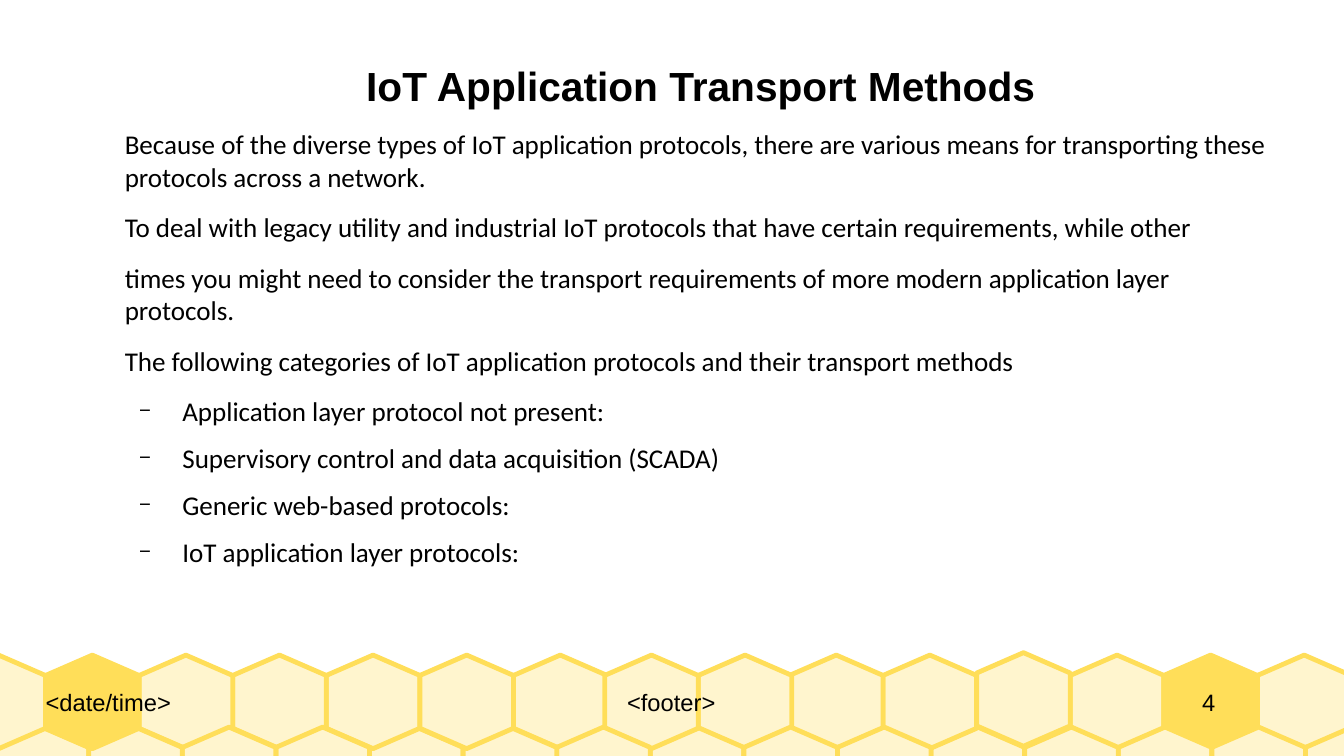
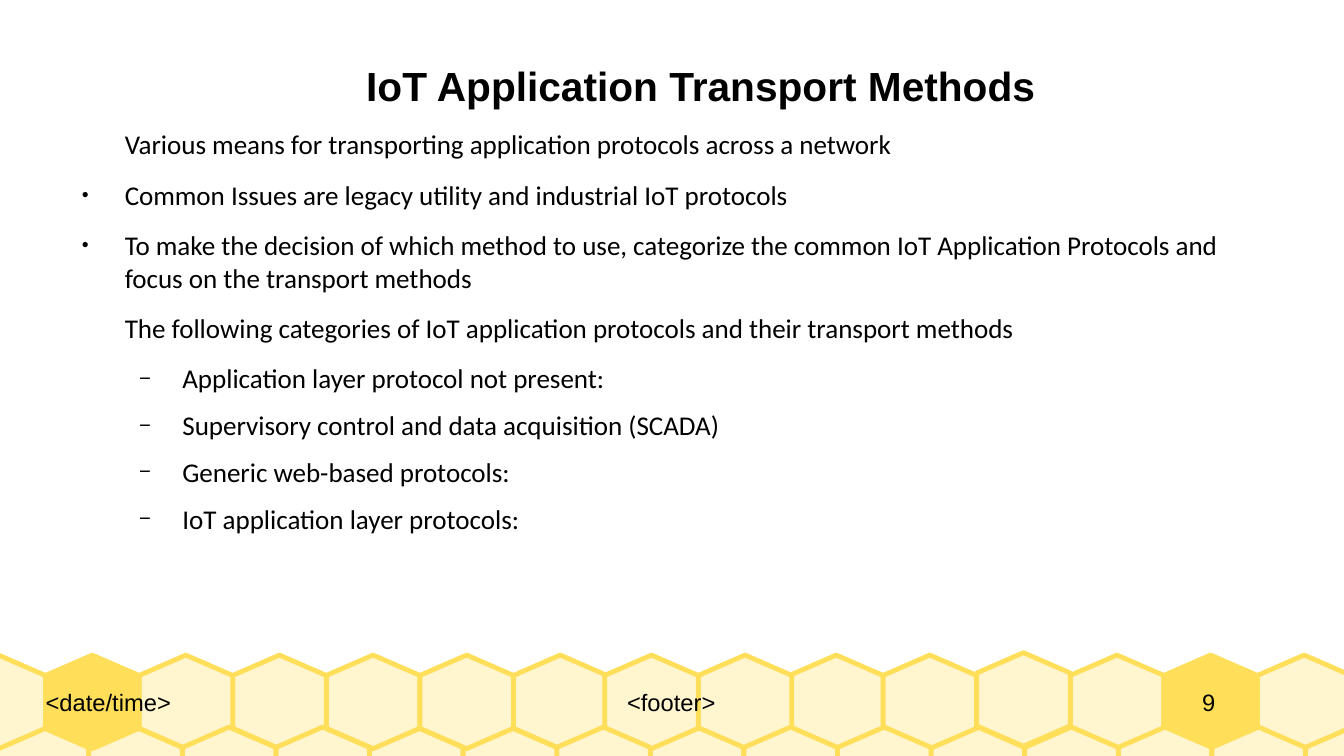
Before and after one commit to Dihfahsih1/Masters-Software-Engineering, a slide deck: slide 9 of yr-sem1/IoT/chapter-6-slides.odp (slide 4 before the commit). Drawn at 1344x756 pixels with LibreOffice and Linux fonts; fonts in the diff are those of the drawing. Boxes give left, top, right and bottom in pixels: in the first picture for what was removed or moved away, otherwise in the second. Text is boxed around its words. In the diff, an @@ line names an element or a change of style, - is before the commit and + after.

```diff
--- a/yr-sem1/IoT/chapter-6-slides.odp
+++ b/yr-sem1/IoT/chapter-6-slides.odp
@@ text at <box>125,135,1217,293</box>: text changed @@
-Because of the diverse types of IoT application protocols, there are various means for transporting these protocols across a network.
-To deal with legacy utility and industrial IoT protocols that have certain requirements, while other
-times you might need to consider the transport requirements of more modern application layer protocols.
+Various means for transporting application protocols across a network
+● Common Issues are legacy utility and industrial IoT protocols
+● To make the decision of which method to use, categorize the common IoT Application Protocols and focus on the transport methods
@@ page number at <box>1202,694,1215,712</box>: text changed @@
-4
+9
```
Also in this commit, not shown: 10 other slides changed, 15 slides added, 5 slides removed, 6 other files.
